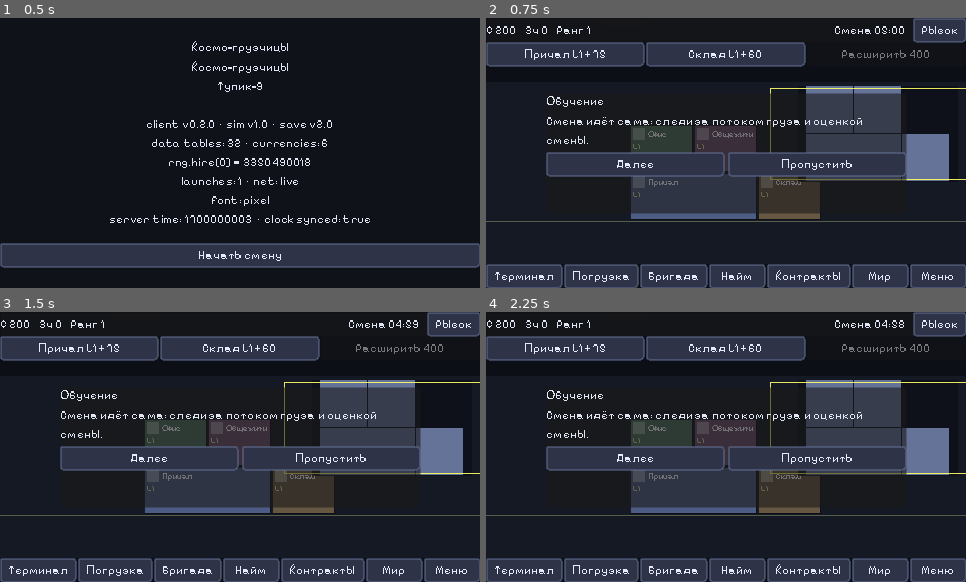
Above: before the commit, frames 1-4 (two rows, left to right).
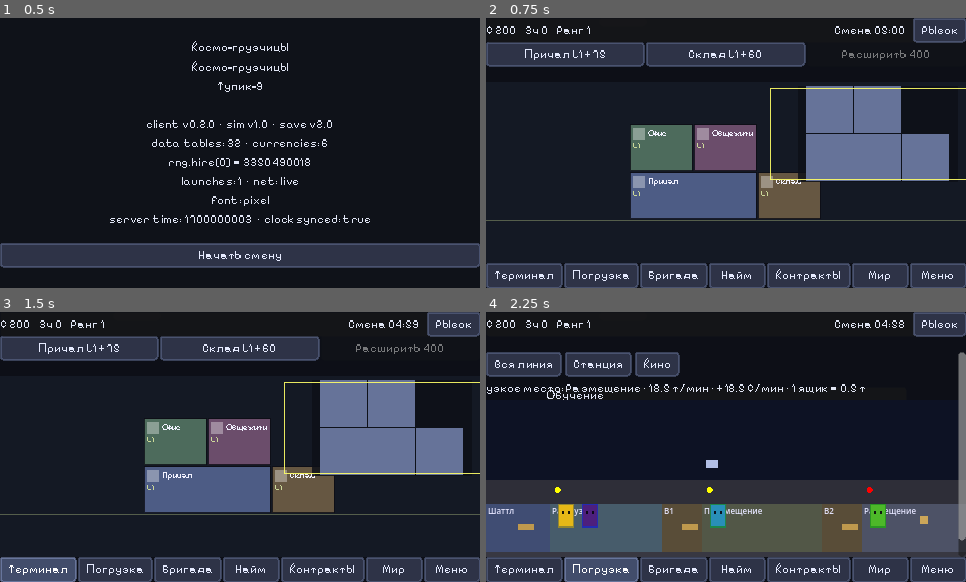
Above: after the commit, the same moments.

Repository: Shimmmi/Waifu_Loader
Game: Godot game, scene res://scenes/main.tscn
Two runs of this game, one before a commit and one after it. Both use one fixed random seed, a clock stepped at 60 frames per second and the inputs below.
Inputs:
- Up to frame 1 (0.5 s): no input
- Up to frame 2 (0.75 s): click "Начать смену" at 0.5 s
- Up to frame 3 (1.5 s): click "Терминал" at 1.25 s
- Up to frame 4 (2.25 s): click "Погрузка" at 2 s

Frame 1 is identical in both runs. In frame 2, 22% of the frame differs, in the area x 0-100%, y 27-98%; in frame 3, 23%; in frame 4, 54%, in the area x 0-100%, y 8-100%.

Commit message:
ui-scale: step 4 — Hud and NavBar under UiRoot
Reparent chrome into UiRoot slots; Content margins preserve S1 layout rects from inventory.

Co-authored-by: Cursor <cursoragent@cursor.com>

Diff:
--- a/src/ui/terminal.gd
+++ b/src/ui/terminal.gd
@@ -1,4 +1,4 @@
-extends Control
+extends ScreenBase
 
 ## Terminal screen (spec §15.2 / v0.2). HUD, sector view, Rush, running shift,
 ## and seven bottom tabs including «Погрузка».
@@ -26,10 +26,14 @@
 var _rank_bar: ProgressBar
 var _loading_scroll: Control
 var _current_tab: String = "terminal"
+var _ui_root: Control
+var _nav: HBoxContainer
+var _hud: Control
 
 
 func _ready() -> void:
 	ThemeFonts.apply()  # no-op until fonts are placed in assets/fonts/
+	_ensure_ui_root()
 	_ensure_screen_manager()
 	_ensure_rank_bar()
 	_ensure_loading_tab()
@@ -37,12 +41,12 @@
 	GameState.stats_changed.connect(_refresh)
 	GameState.shift_finished.connect(_on_shift_finished)
 	GameState.tab_requested.connect(_show)
-	$VBox/Nav/TabTerminal.pressed.connect(func(): _show("terminal"))
-	$VBox/Nav/TabCrew.pressed.connect(func(): _show("crew"))
-	$VBox/Nav/TabHire.pressed.connect(func(): _show("hire"))
-	$VBox/Nav/TabContracts.pressed.connect(func(): _show("contracts"))
-	$VBox/Nav/TabMenu.pressed.connect(func(): _show("menu"))
-	$VBox/Nav/TabWorld.pressed.connect(func(): _show("world"))
+	_nav.get_node("TabTerminal").pressed.connect(func(): _show("terminal"))
+	_nav.get_node("TabCrew").pressed.connect(func(): _show("crew"))
+	_nav.get_node("TabHire").pressed.connect(func(): _show("hire"))
+	_nav.get_node("TabContracts").pressed.connect(func(): _show("contracts"))
+	_nav.get_node("TabMenu").pressed.connect(func(): _show("menu"))
+	_nav.get_node("TabWorld").pressed.connect(func(): _show("world"))
 	GameState.event_shown.connect(_on_event_shown)
 	GameState.event_resolved.connect(_on_event_resolved)
 	_action_dock.pressed.connect(func(): GameState.upgrade_sector(GameState.sector_of_type("dock")))
@@ -54,6 +58,61 @@
 	_retranslate()
 	_show("terminal")
 	_refresh()
+	super._ready()
+
+
+## TZ v0.3 step 4: Hud + NavBar under UiRoot; Content keeps middle chrome (1× look).
+func _ensure_ui_root() -> void:
+	if get_node_or_null("UiLayer") != null:
+		_ui_root = $UiLayer/UiRoot
+		_hud = _ui_root.get_node("Hud").get_child(0) as Control
+		_nav = _ui_root.get_node("NavBar").get_child(0) as HBoxContainer
+		return
+	var vbox: VBoxContainer = $VBox
+	_hud = vbox.get_node("HUD") as Control
+	_nav = vbox.get_node("Nav") as HBoxContainer
+	var layer := CanvasLayer.new()
+	layer.name = "UiLayer"
+	layer.layer = 10
+	add_child(layer)
+	var packed: PackedScene = load("res://src/ui/UiRoot.tscn") as PackedScene
+	_ui_root = packed.instantiate() as Control
+	layer.add_child(_ui_root)
+	var content: Control = _ui_root.get_node("Content")
+	var hud_slot: Control = _ui_root.get_node("Hud")
+	var nav_slot: Control = _ui_root.get_node("NavBar")
+	# Reparent HUD into Hud slot (full slot size).
+	vbox.remove_child(_hud)
+	hud_slot.add_child(_hud)
+	_hud.set_anchors_and_offsets_preset(Control.PRESET_FULL_RECT)
+	# Reparent Nav into NavBar slot.
+	vbox.remove_child(_nav)
+	nav_slot.add_child(_nav)
+	_nav.set_anchors_and_offsets_preset(Control.PRESET_FULL_RECT)
+	# Move remaining VBox into Content with chrome margins so 1× layout matches.
+	remove_child(vbox)
+	content.add_child(vbox)
+	vbox.set_anchors_and_offsets_preset(Control.PRESET_FULL_RECT)
+	_apply_content_margins(vbox)
+	# Overlays: EventBanner + Tutorial stay as Terminal children for now (step 6).
+	mouse_filter = Control.MOUSE_FILTER_IGNORE
+
+
+func apply_scale(_s: int) -> void:
+	if _ui_root == null:
+		return
+	var vbox: Control = _ui_root.get_node_or_null("Content/VBox") as Control
+	if vbox:
+		_apply_content_margins(vbox)
+
+
+func _apply_content_margins(vbox: Control) -> void:
+	var hud_h: float = float(UiScale.metric("hud_h"))
+	var nav_h: float = float(UiScale.metric("nav_h"))
+	vbox.offset_top = hud_h
+	vbox.offset_bottom = -nav_h
+	vbox.offset_left = 0.0
+	vbox.offset_right = 0.0
 
 
 func _ensure_screen_manager() -> void:
@@ -75,7 +134,7 @@
 	_rank_bar.max_value = 100.0
 	_rank_bar.show_percentage = false
 	_rank_bar.tooltip_text = ""
-	var hbox: Node = $VBox/HUD/HBox
+	var hbox: Node = _hud.get_node("HBox")
 	var rank_idx: int = _rank.get_index()
 	hbox.add_child(_rank_bar)
 	hbox.move_child(_rank_bar, rank_idx + 1)
@@ -83,17 +142,16 @@
 
 func _ensure_loading_tab() -> void:
 	# Insert «Погрузка» tab button after Terminal if missing.
-	var nav: HBoxContainer = $VBox/Nav
-	if nav.get_node_or_null("TabLoading") == null:
+	if _nav.get_node_or_null("TabLoading") == null:
 		var btn := Button.new()
 		btn.name = "TabLoading"
 		btn.text = Loc.t("nav.loading")
 		btn.size_flags_horizontal = Control.SIZE_EXPAND_FILL
 		btn.pressed.connect(func(): _show("loading"))
-		nav.add_child(btn)
-		nav.move_child(btn, 1)
+		_nav.add_child(btn)
+		_nav.move_child(btn, 1)
 	# Loading panel host.
-	var center: Control = $VBox/Center
+	var center: Control = _ui_root.get_node("Content/VBox/Center")
 	_loading_scroll = center.get_node_or_null("LoadingScroll")
 	if _loading_scroll == null:
 		_loading_scroll = ScrollContainer.new()
@@ -112,15 +170,15 @@
 
 
 func _retranslate() -> void:
-	$VBox/Nav/TabTerminal.text = Loc.t("nav.terminal")
-	var tab_loading: Button = $VBox/Nav.get_node_or_null("TabLoading")
+	_nav.get_node("TabTerminal").text = Loc.t("nav.terminal")
+	var tab_loading: Button = _nav.get_node_or_null("TabLoading")
 	if tab_loading:
 		tab_loading.text = Loc.t("nav.loading")
-	$VBox/Nav/TabCrew.text = Loc.t("nav.crew")
-	$VBox/Nav/TabHire.text = Loc.t("nav.hire")
-	$VBox/Nav/TabContracts.text = Loc.t("nav.contracts")
-	$VBox/Nav/TabWorld.text = Loc.t("nav.world")
-	$VBox/Nav/TabMenu.text = Loc.t("nav.menu")
+	_nav.get_node("TabCrew").text = Loc.t("nav.crew")
+	_nav.get_node("TabHire").text = Loc.t("nav.hire")
+	_nav.get_node("TabContracts").text = Loc.t("nav.contracts")
+	_nav.get_node("TabWorld").text = Loc.t("nav.world")
+	_nav.get_node("TabMenu").text = Loc.t("nav.menu")
 	_rush_button.text = Loc.t("hud.rush")
 
 
@@ -136,7 +194,7 @@
 	_world_scroll.visible = which == "world"
 	_action_bar.visible = which == "terminal"
 	# Isolation: inactive tabs stay out of scroll (v0.2 §2.5).
-	for child in $VBox/Center.get_children():
+	for child in _ui_root.get_node("Content/VBox/Center").get_children():
 		if child is ScrollContainer or child == _sectors:
 			continue
 
Not shown, changed: docs/DECISIONS.md
Not shown, changed: docs/PROGRESS.md
